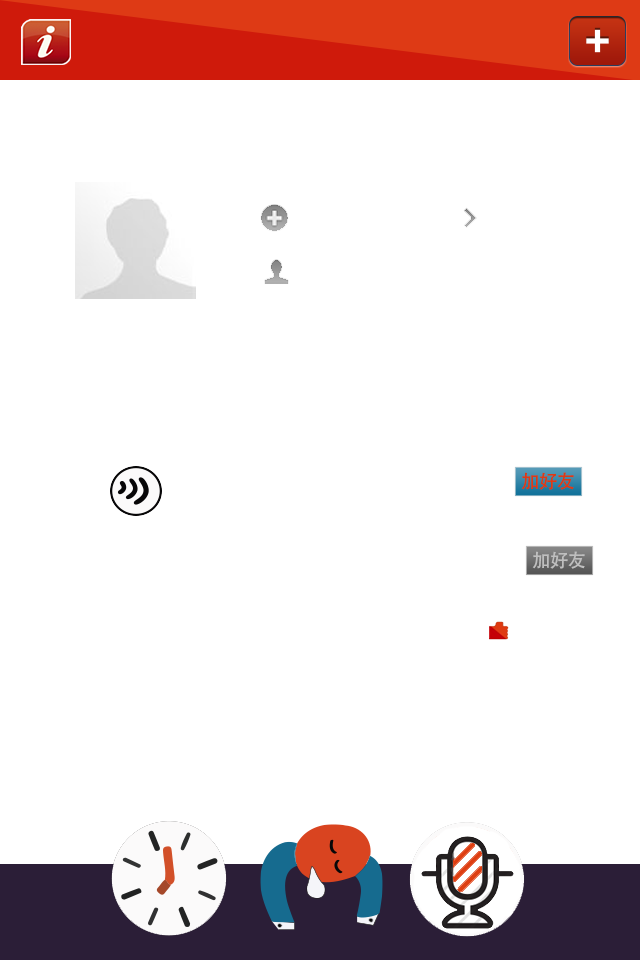
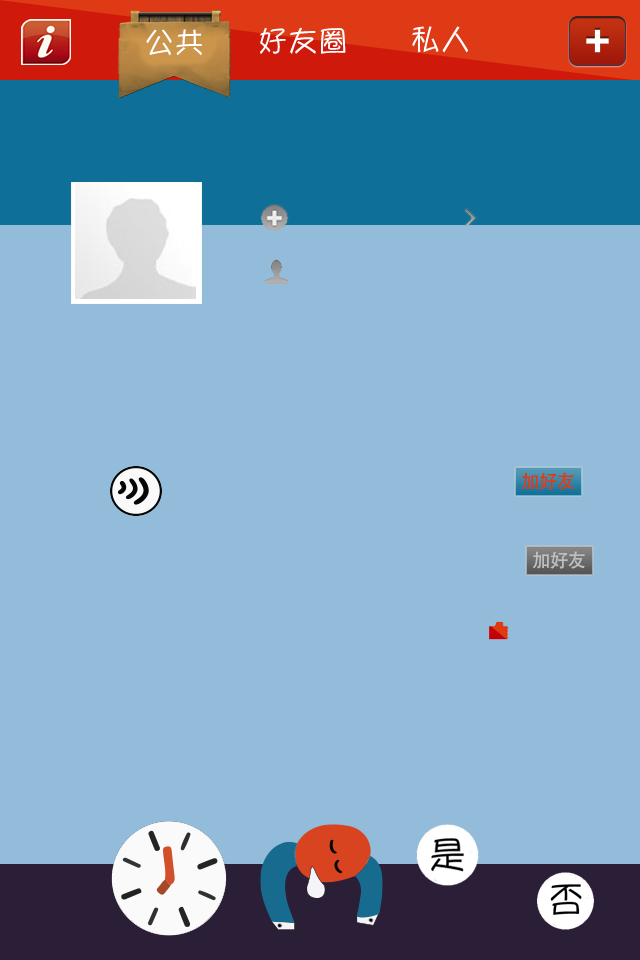
Layer changes from the first (640, 960) image to the second:
added layer "私人" (2nd of 2) above "公共" over [left=412, top=26, right=468, bottom=53]
added layer "公共" (2nd of 2) above "好友圈" over [left=146, top=29, right=202, bottom=56]
added layer "好友圈" above "Layer 21 copy" over [left=260, top=27, right=346, bottom=54]
added layer "Layer 21 copy" above "Layer 21" over [left=117, top=10, right=232, bottom=98]
added layer "Layer 21" above "Layer 18" over [left=117, top=10, right=232, bottom=98]
showed "Layer 8" over [left=0, top=10, right=640, bottom=225]
added layer "是" above "否" over [left=416, top=824, right=479, bottom=886]
added layer "否" above "micImg" over [left=537, top=872, right=594, bottom=930]
hid "micImg" over [left=409, top=822, right=525, bottom=937]
showed "Layer 0" over [left=0, top=10, right=640, bottom=937]
